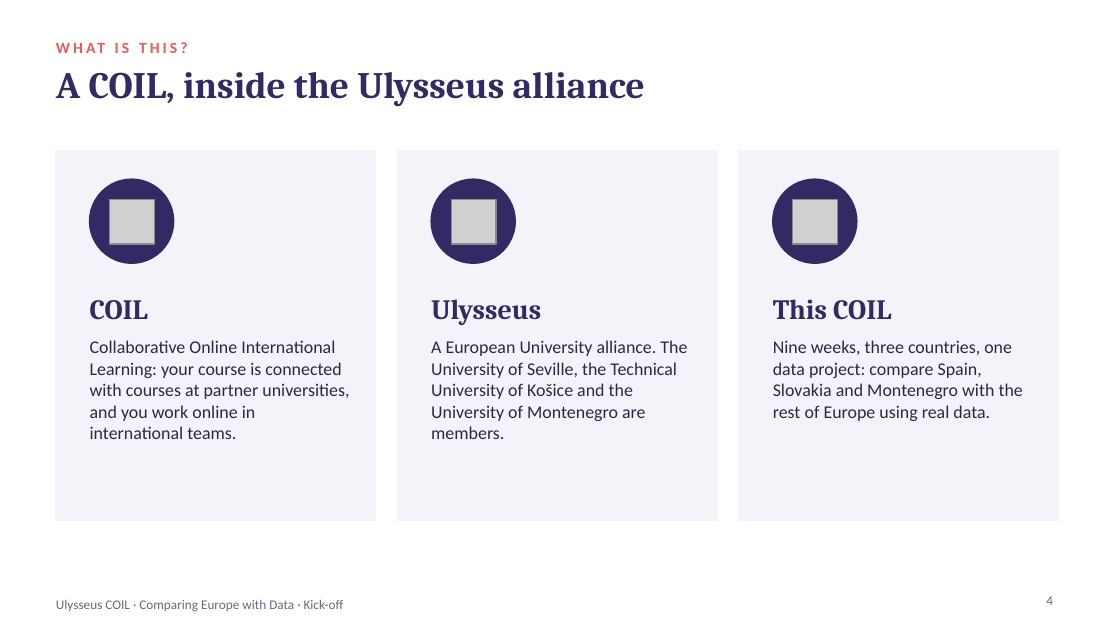
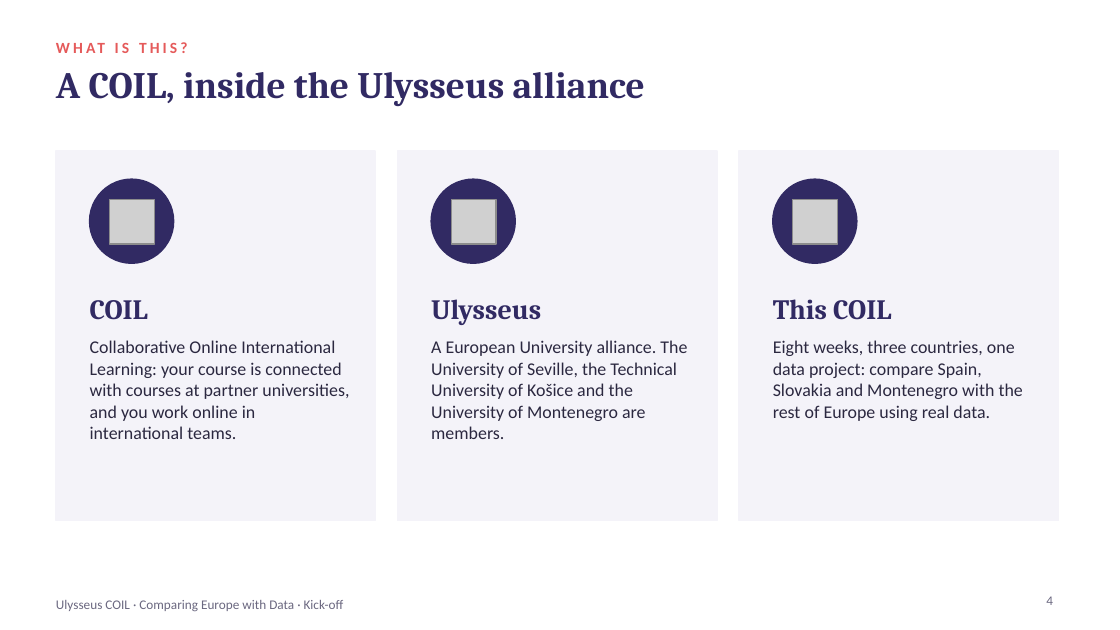
Before and after one commit to coil-europe/coil-europe.github.io, a slide deck: slide 4 of docs/slides/COIL_1_kickoff.pptx. Drawn at 1120x630 pixels with LibreOffice and Linux fonts; fonts in the diff are those of the drawing; grey boxes stand for pictures. Boxes give left, top, right and bottom in pixels: in the first picture for what was removed or moved away, otherwise in the second. Text is boxed around its words. In the diff, an @@ line names an element or a change of style, - is before the commit and + after.

```diff
--- a/docs/slides/COIL_1_kickoff.pptx
+++ b/docs/slides/COIL_1_kickoff.pptx
@@ text at (773,340,1023,421): text changed @@
-Nine weeks, three countries, one data project: compare Spain, Slovakia and Montenegro with the rest of Europe using real data.
+Eight weeks, three countries, one data project: compare Spain, Slovakia and Montenegro with the rest of Europe using real data.
```
Also in this commit, not shown: 6 other slides changed, 14 other files.
